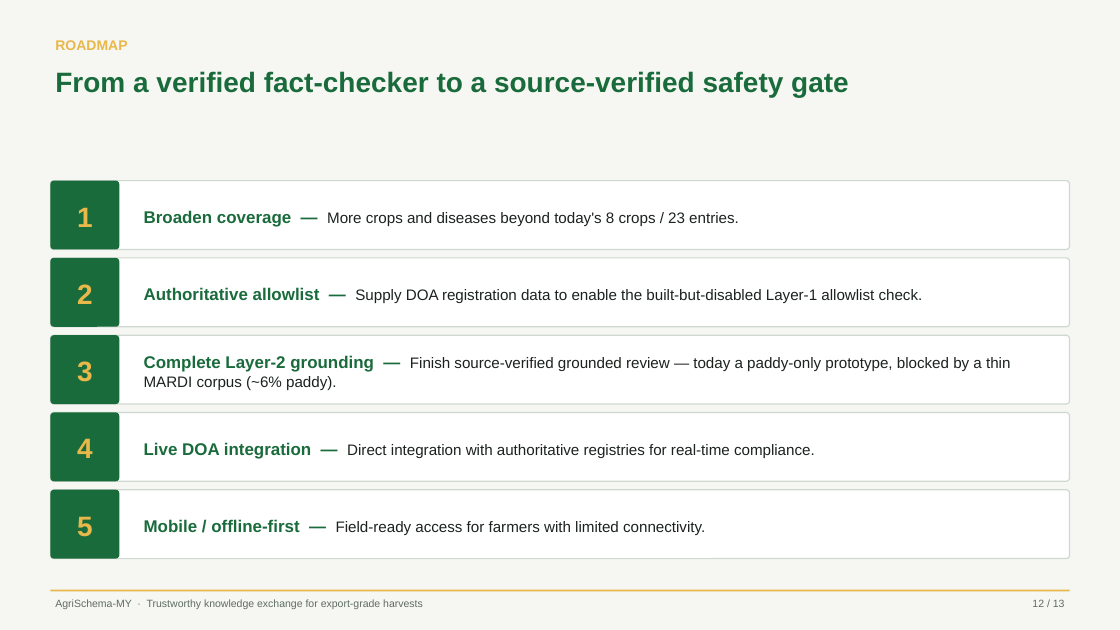
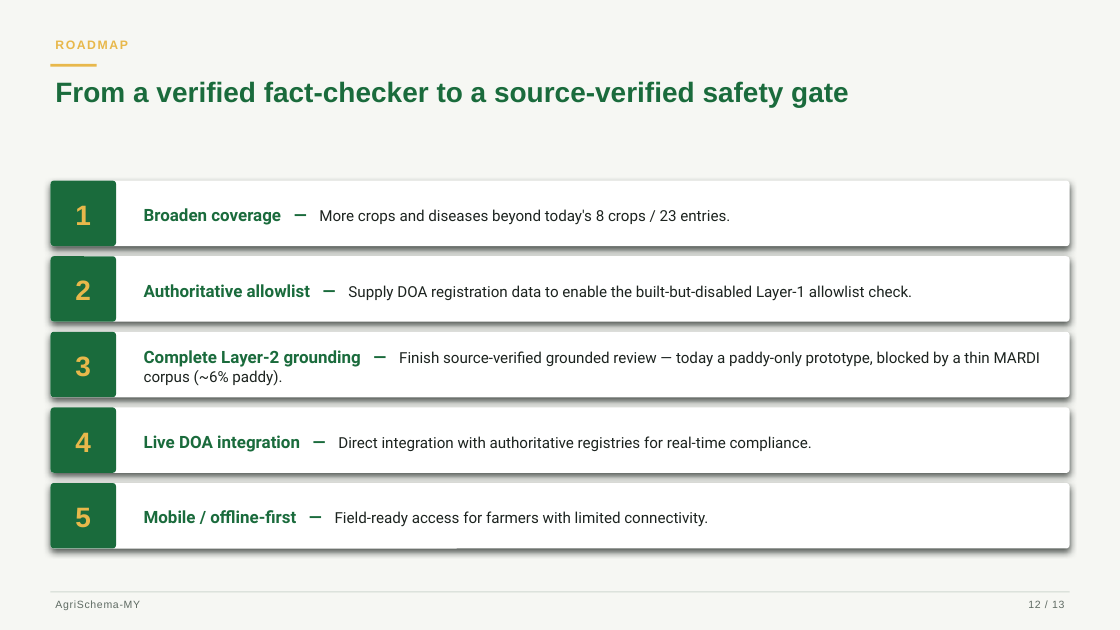
Before and after one commit to R3AlL3nGz3i/agri-schema-my, a slide deck: slide 12 of deck/agrischema-hackathon.pptx. Drawn at 1120x630 pixels with LibreOffice and Linux fonts; fonts in the diff are those of the drawing. Boxes give left, top, right and bottom in pixels: in the first picture for what was removed or moved away, otherwise in the second. Text is boxed around its words. In the diff, an @@ line names an element or a change of style, - is before the commit and + after.

```diff
--- a/deck/agrischema-hackathon.pptx
+++ b/deck/agrischema-hackathon.pptx
@@ text "ROADMAP" at (x1=55, y1=40, x2=128, y2=49): size 12 to 10.5 pt, letter spacing 0 to 1.4 pt @@
@@ text "From a verified fact-checker to ..." moved from (x1=55, y1=71, x2=849, y2=97) to (x1=55, y1=81, x2=849, y2=108) @@
@@ text "From a verified fact-checker to ..." at (x1=55, y1=81, x2=849, y2=108): line spacing 1.02 to 1.03 @@
@@ rectangle added at (x1=50, y1=64, x2=97, y2=67), fill #E8B84B @@
@@ rounded rectangle "1" resized from (x1=50, y1=181, x2=119, y2=250) to (x1=50, y1=181, x2=116, y2=246) @@
@@ rounded rectangle resized from (x1=50, y1=181, x2=1070, y2=250) to (x1=50, y1=181, x2=1070, y2=246) @@
@@ rounded rectangle "2" moved from (x1=50, y1=258, x2=119, y2=327) to (x1=50, y1=256, x2=116, y2=322) @@
@@ rounded rectangle moved from (x1=50, y1=258, x2=1070, y2=327) to (x1=50, y1=256, x2=1070, y2=322) @@
@@ rounded rectangle "3" resized from (x1=50, y1=335, x2=119, y2=404) to (x1=50, y1=332, x2=116, y2=397) @@
@@ rounded rectangle resized from (x1=50, y1=335, x2=1070, y2=404) to (x1=50, y1=332, x2=1070, y2=397) @@
@@ 4 rounded rectangles moved together from (x1=50, y1=413, x2=1070, y2=559) to (x1=50, y1=408, x2=1070, y2=549) @@
@@ outline #CFD8D0 1 pt to none in 5 elements at (x1=50, y1=181, x2=1070, y2=246), (x1=50, y1=256, x2=1070, y2=322), (x1=50, y1=332, x2=1070, y2=397), (x1=50, y1=408, x2=1070, y2=473), (x1=50, y1=483, x2=1070, y2=549) @@
@@ font Arial to Roboto in 5 elements at (x1=144, y1=208, x2=730, y2=225), (x1=144, y1=284, x2=912, y2=301), (x1=144, y1=350, x2=1041, y2=386), (x1=144, y1=435, x2=812, y2=452), (x1=144, y1=510, x2=708, y2=527) @@
@@ text "Mobile / offline-first — Field-ready ..." moved from (x1=144, y1=519, x2=705, y2=535) to (x1=144, y1=510, x2=708, y2=527) @@
@@ rectangle at (x1=50, y1=592, x2=1070, y2=592): fill #E8B84B to #CFD8D0 @@
@@ text "12 / 13" at (x1=1028, y1=600, x2=1064, y2=608): letter spacing 0 to 0.6 pt @@
@@ text at (x1=55, y1=600, x2=140, y2=610): text changed @@
-AgriSchema-MY · Trustworthy knowledge exchange for export-grade harvests
+AgriSchema-MY
```
Also in this commit, not shown: 12 other slides changed, 1 other file.
